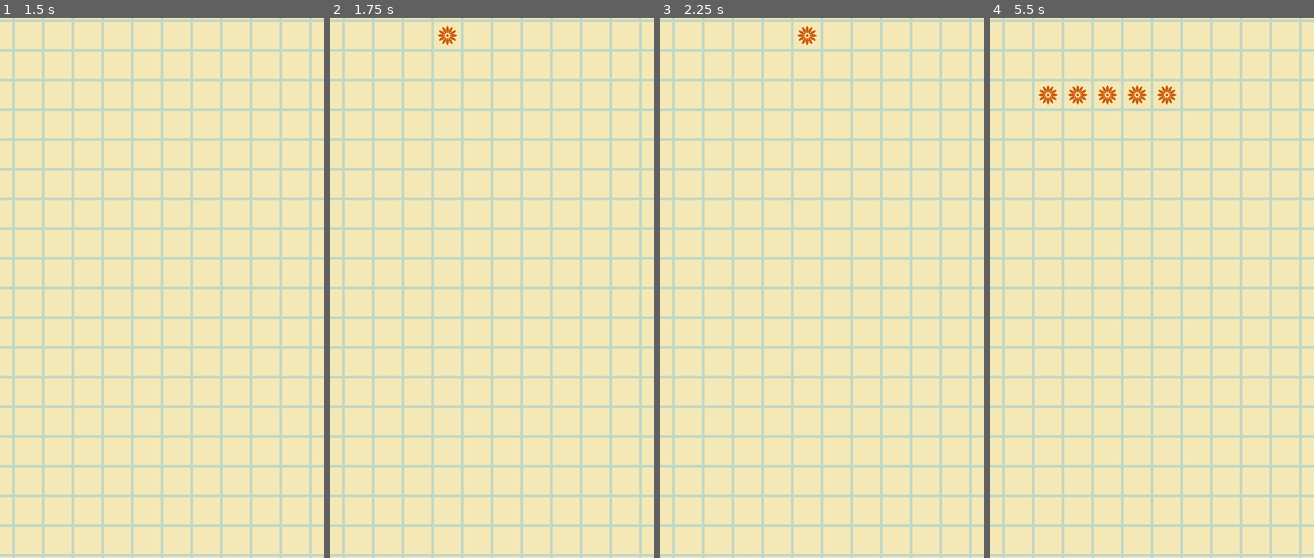
Above: before the commit, frames 1-4 (left to right).
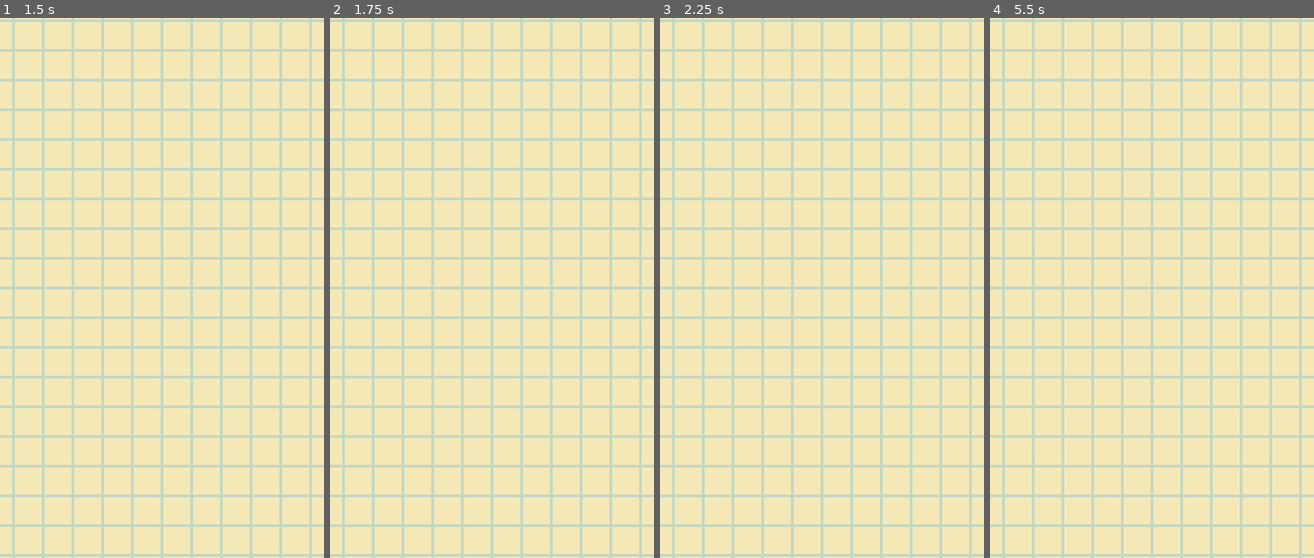
Above: after the commit, the same moments.

Repository: Kape99/mine-sweeper
Game: Godot game, scene res://Scenes/base.tscn
Two runs of this game, one before a commit and one after it. Both use one fixed random seed, a clock stepped at 60 frames per second and the inputs below.
Inputs (mouse positions are in pixels of both pictures, inside the frame that each line leads up to):
- Up to frame 1 (1.5 s): click "PLAY" at 0.5 s; tap Enter at 1.25 s; drag from (29, 34) to (116, 34) at 1.27 s
- Up to frame 2 (1.75 s): no input
- Up to frame 3 (2.25 s): tap Space at 2 s; drag from (689, 34) to (776, 34) at 2.02 s
- Up to frame 4 (5.5 s): tap Enter at 2.75, 4.25 s; move the mouse to (1077, 34) at 2.77 s; click (1077, 34) at 2.92 s; tap Space at 3.5, 5 s; drag from (1135, 34) to (1255, 34) at 3.52 s; drag from (1284, 34) to (1197, 93) at 4.27 s; drag from (1255, 93) to (1168, 93) at 5.02 s

Frame 1 is identical in both runs. In frame 2, 0.1% of the frame differs, in the area x 33-40%, y 1-5%; in frame 3, 0.1%; in frame 4, 0.5%, in the area x 15-58%, y 12-16%.

Commit message:
fix defuse

Diff:
--- a/Scripts/Board/base_board.gd
+++ b/Scripts/Board/base_board.gd
@@ -431,8 +431,6 @@
 		Input.vibrate_handheld(CellBase.LONG_PRESS_VIBRATION_MS)
 	if _display_logical_cell and _display_logical_cell.is_explored() and _display_logical_cell.nearby > 0:
 		_highlight_neighbors(_display_logical_cell)
-	elif _display_logical_cell and not _display_logical_cell.is_explored():
-		_display_logical_cell.defuse()
 
 
 ## Handles taps and long-presses on non-center display tiles.
@@ -467,6 +465,8 @@
 		_display_long_press_triggered = false
 		_clear_neighbor_highlight()
 		if had_long_press:
+			if cell and not cell.is_explored() and _display_touch_position.distance_to(event.position) < CellBase.TAP_THRESHOLD:
+				cell.defuse()
 			return
 		if _display_touch_position.distance_to(event.position) < CellBase.TAP_THRESHOLD:
 			if Settings.vibration_enabled:
--- a/Scripts/Gameplay/cell.gd
+++ b/Scripts/Gameplay/cell.gd
@@ -78,6 +78,9 @@
 
 ## True if the long-press action already fired for the current hold.
 var _long_press_triggered: bool = false
+
+## True if the finger moved beyond TAP_THRESHOLD while holding.
+var _touch_dragged: bool = false
 
 
 func _ready() -> void:
@@ -272,8 +275,6 @@
 		Input.vibrate_handheld(LONG_PRESS_VIBRATION_MS)
 	if is_explored() and nearby > 0:
 		cell_highlight_requested.emit(self)
-	elif not is_explored():
-		defuse()
 
 
 func _on_area_2d_input_event(_viewport: Node, event: InputEvent, _shape_idx: int, _local_shape: Object = null) -> void:
@@ -291,16 +292,34 @@
 		_touch_start_time = Time.get_ticks_msec()
 		_touch_position = event.position
 		_long_press_triggered = false
+		_touch_dragged = false
+		get_viewport().set_input_as_handled()
+		return
+
+	var is_drag_event: bool = event is InputEventScreenDrag
+
+	if is_drag_event and _touch_pressed:
+		if _touch_position.distance_to(event.position) > TAP_THRESHOLD:
+			_touch_dragged = true
+		get_viewport().set_input_as_handled()
 		return
 
 	if is_release_event:
 		_touch_pressed = false
 		var had_long_press: bool = _long_press_triggered
+		var was_dragged: bool = _touch_dragged
 		_long_press_triggered = false
+		_touch_dragged = false
+		var within_threshold: bool = _touch_position.distance_to(event.position) < TAP_THRESHOLD
 		if had_long_press:
-			cell_highlight_cleared.emit()
+			if is_explored():
+				cell_highlight_cleared.emit()
+			elif not was_dragged and within_threshold:
+				defuse()
+			get_viewport().set_input_as_handled()
 			return
-		if _touch_position.distance_to(event.position) < TAP_THRESHOLD:
+		if within_threshold:
 			if Settings.vibration_enabled:
 				Input.vibrate_handheld(TAP_VIBRATION_MS)
 			cell_pressed.emit(self, nearby)
+			get_viewport().set_input_as_handled()
--- a/Scripts/Tests/test_long_press_defuse.gd
+++ b/Scripts/Tests/test_long_press_defuse.gd
@@ -1,5 +1,5 @@
-## Verifies that holding a cell toggles defuse (flag) without emitting
-## the normal cell_pressed tap signal.
+## Verifies that holding a cell toggles defuse (flag) only on release,
+## not during the hold, and not at all if the finger drags away.
 extends TestCase
 
 const CELL_SCENE: String = "res://Scenes/Cells/square_cell.tscn"
@@ -26,8 +26,9 @@
 
 	await wait_wall_ms(CellBase.LONG_PRESS_THRESHOLD_MS + 150)
 
-	assert_true(cell.is_defused(), "Long press toggles defuse on unknown cell")
-	assert_eq(pressed_count, 0, "Long press does not emit cell_pressed")
+	# Long press must NOT defuse while still held; defuse happens on release.
+	assert_false(cell.is_defused(), "Long press does not defuse while still held")
+	assert_eq(pressed_count, 0, "Long press does not emit cell_pressed while held")
 
 	var release: InputEventScreenTouch = InputEventScreenTouch.new()
 	release.pressed = false
@@ -35,7 +36,35 @@
 	release.index = 0
 	cell._on_area_2d_input_event(null, release, 0)
 
+	assert_true(cell.is_defused(), "Long press defuses on release")
 	assert_eq(pressed_count, 0, "Release after long press still does not emit cell_pressed")
-	assert_true(cell.is_defused(), "Cell remains defused after release")
+
+	# --- Drag cancels long-press defuse ---
+
+	var cell2: CellBase = load(CELL_SCENE).instantiate()
+	add_child(cell2)
+
+	var press2: InputEventScreenTouch = InputEventScreenTouch.new()
+	press2.pressed = true
+	press2.position = Vector2.ZERO
+	press2.index = 0
+	cell2._on_area_2d_input_event(null, press2, 0)
+
+	# Drag beyond the tap threshold while holding.
+	var drag: InputEventScreenDrag = InputEventScreenDrag.new()
+	drag.position = Vector2(CellBase.TAP_THRESHOLD + 10, 0)
+	drag.index = 0
+	cell2._on_area_2d_input_event(null, drag, 0)
+
+	await wait_wall_ms(CellBase.LONG_PRESS_THRESHOLD_MS + 150)
+
+	var release2: InputEventScreenTouch = InputEventScreenTouch.new()
+	release2.pressed = false
+	release2.position = drag.position
+	release2.index = 0
+	cell2._on_area_2d_input_event(null, release2, 0)
+
+	assert_false(cell2.is_defused(), "Drag cancels long-press defuse")
 
 	cell.free()
+	cell2.free()
--- a/project.godot
+++ b/project.godot
@@ -17,8 +17,8 @@
 config/name="Minesweaper"
 config/description="A minimals MineSweeper game"
 run/main_scene="res://Scenes/base.tscn"
+config/features=PackedStringArray("4.7", "Mobile")
 run/low_processor_mode=true
-config/features=PackedStringArray("4.7", "Mobile")
 boot_splash/bg_color=Color(0.756863, 0.847059, 0.764706, 1)
 boot_splash/image="res://Asset/Icons/Icon.png"
 config/icon="res://Asset/Icons/Icon.svg"
